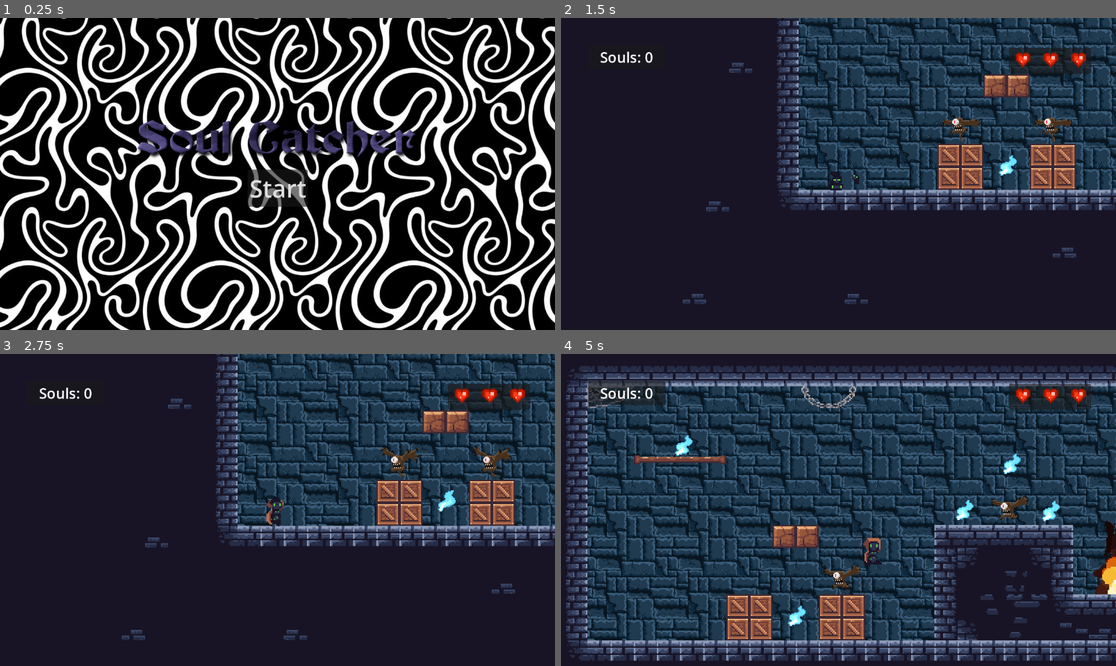
Above: before the commit, frames 1-4 (two rows, left to right).
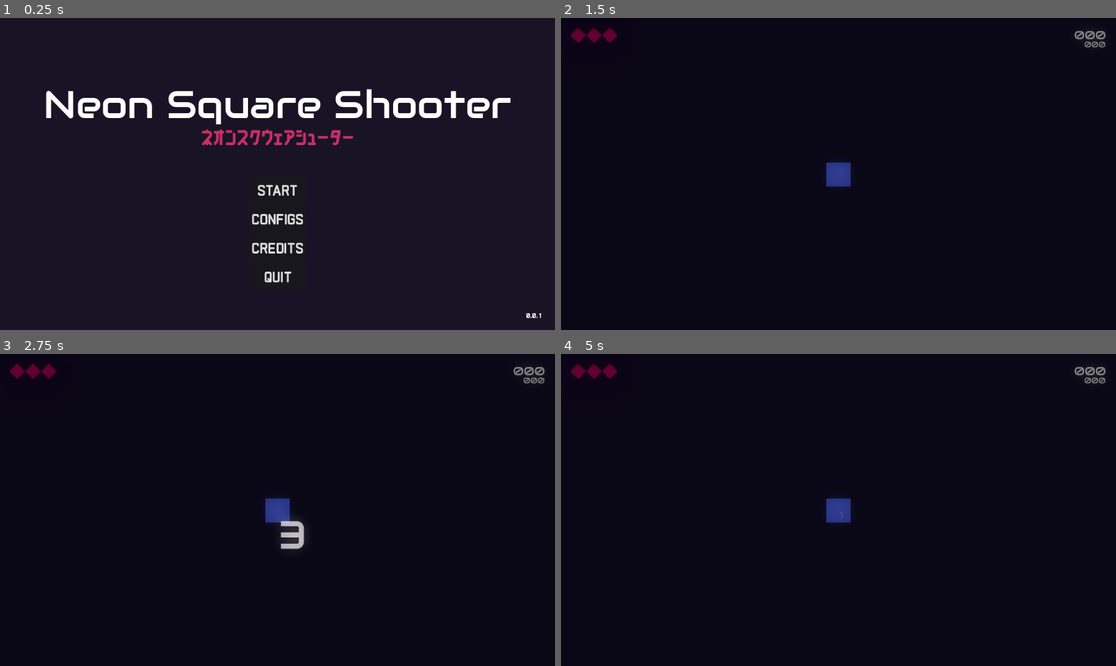
Above: after the commit, the same moments.

Repository: matheusmondenez/my-first-platform-game
Game: Godot game, scene res://wave_shooter/ui/main_menu.tscn
The game is run twice, just before and just after one commit, with the same random seed, the same clock (stepped at 60 frames per second) and the same inputs. Before the commit the project starts from res://scenes/menu.tscn.
Inputs (mouse positions are in pixels of both pictures, inside the frame that each line leads up to):
- Up to frame 1 (0.25 s): no input
- Up to frame 2 (1.5 s): click (838, 186) at 0.5 s, where only the run before the commit has a clickable "Start"; tap Enter at 1.25 s; move the mouse to (960, 158) at 1.27 s; press the mouse at (960, 158) at 1.28 s; hold D (right) from 1.28 s (still down)
- Up to frame 3 (2.75 s): keep holding D (right); tap Space (jump) at 1.52, 2.27 s; move the mouse to (166, 525) at 2.02 s; release the mouse at (166, 525) at 2.03 s; click (166, 525) at 2.1 s
- Up to frame 4 (5 s): move the mouse to (894, 441) at 2.77 s; release D (right) at 2.78 s; press the mouse at (894, 441) at 2.78 s; hold A (left) 2.78-3.53 s; move the mouse to (810, 572) at 3.52 s; release the mouse at (810, 572) at 3.53 s; hold D (right) from 3.53 s (still down); click (810, 572) at 3.6 s; tap Space (jump) at 3.77, 4.52 s; move the mouse to (1005, 556) at 4.27 s; press the mouse at (1005, 556) at 4.28 s

The runs differ from the first frame. In frame 1, 96% of the frame differs, in the area x 0-100%, y 0-100%; in frame 2, 32%; in frame 3, 32%; in frame 4, 73%.

Commit message:
creates global funtion to slow time

Diff:
--- a/project.godot
+++ b/project.godot
@@ -11,12 +11,13 @@
 [application]
 
 config/name="my-first-platform-game"
-run/main_scene="res://scenes/menu.tscn"
+run/main_scene="res://wave_shooter/ui/main_menu.tscn"
 config/features=PackedStringArray("4.3", "Mobile")
 
 [autoload]
 
 Global="*res://wave_shooter/global.gd"
+Configs="*res://wave_shooter/configs.gd"
 
 [input]
 
--- a/wave_shooter/actors/player.gd
+++ b/wave_shooter/actors/player.gd
@@ -3,7 +3,7 @@
 signal life_decreased
 
 #var stats: BaseStats
-@export var lifes: int = 1
+@export var lifes: int = 3
 var speed: int = 500
 var move: Vector2 = Vector2.ZERO
 var projectile_scene: PackedScene = preload("res://wave_shooter/actors/projectile.tscn")
@@ -52,7 +52,5 @@
 	visible = false
 	var explosion = Global.instance_node(explosion_scene, global_position, Global.parent_node_creation)
 	explosion.modulate = Color("4a5fdd")
-	#Engine.time_scale = 0.2
-	await get_tree().create_timer(2).timeout
-	#Engine.time_scale = 1
+	await Global.slow_time(0.2, 3)
 	get_tree().reload_current_scene()
--- a/wave_shooter/global.gd
+++ b/wave_shooter/global.gd
@@ -14,3 +14,8 @@
 	parent.add_child(node_instance)
 	node_instance.global_position = location
 	return node_instance
+
+func slow_time(time_scale: float, duration: float) -> void:
+	Engine.time_scale = time_scale
+	await get_tree().create_timer(duration * time_scale).timeout
+	Engine.time_scale = 1
Not shown, added: wave_shooter/build/game/index.apple-touch-icon.png.import
Not shown, added: wave_shooter/build/game/index.icon.png.import
Not shown, added: wave_shooter/build/game/index.png.import
Not shown, added: wave_shooter/build/game.zip
Not shown, added: wave_shooter/build/game/index.apple-touch-icon.png
Not shown, added: wave_shooter/build/game/index.audio.worklet.js
Not shown, added: wave_shooter/build/game/index.html
Not shown, added: wave_shooter/build/game/index.icon.png
Not shown, added: wave_shooter/build/game/index.js
Not shown, added: wave_shooter/build/game/index.pck
Not shown, added: wave_shooter/build/game/index.png
Not shown, added: wave_shooter/build/game/index.wasm
